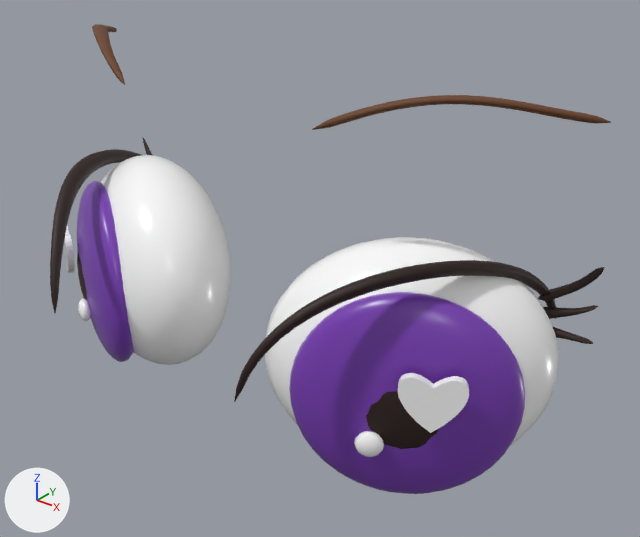
The glTF model public/models/princess/eyes-sleepy.glb: old version first, new version second.
Both versions are drawn from a 50 mm camera at (0.588, -0.926, 3.075) aimed at (0.065, -0.272, 2.669). Every picture has the same lights, and +X, +Y and +Z are marked at lower left. The first picture is the older version. Where no turn or scale is listed for an object, it has been applied to the vertices.

In view in the first picture: 'brows', 'eyeball', 'eyeballR', 'iris', 'irisR', 'lid', 'lidR', 'pupilR', 'shineR' and 8 more.
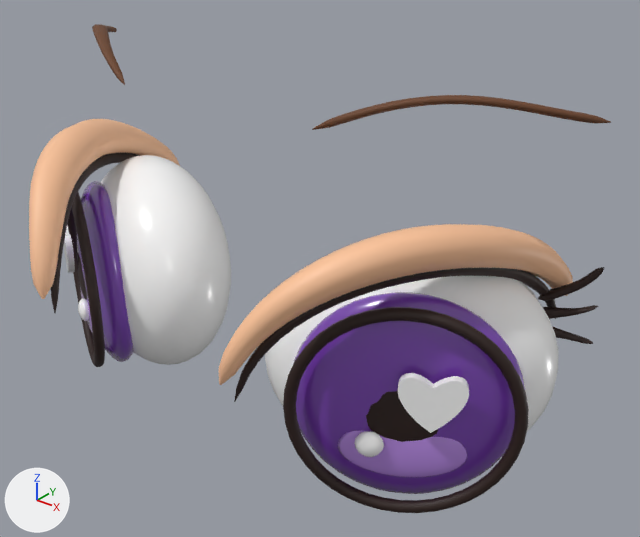
Boxes [x1, y1, x2, y2] around the edits, measured in the pictures (640 x 537 px):
'lidfoldR', added (beige)
    after: [219, 224, 573, 385]
'irisrimR', added (black)
    after: [283, 307, 529, 513]
'lidfold', added (beige)
    after: [29, 119, 180, 299]
'irislightR', added (purple)
    after: [338, 431, 467, 477]
'irisrim', added (black)
    after: [67, 193, 105, 367]
'irislight', added (mostly hidden)
    after: [80, 287, 93, 334]

The change in detail:
Material 'Skin' (mat_skin) is new.
Its base color is (0.982, 0.558, 0.328) (beige #fdc59b).
Material 'IrisLight' (mat_irislight) is new.
Its base color is (0.485, 0.254, 0.791) (purple #b98ae6).
Its roughness is 0.2.
Its coat weight is 1.0.
Its coat roughness is 0.25.
Mesh me_mesh_17_1 is new.
It has 258 vertices, 512 faces and spans x 0.121..0.292, y -0.485..-0.143, z 2.656..2.784.
It uses material mat_skin (beige #fdc59b).
Mesh me_mesh_15_1 is new.
It has 262 vertices, 520 faces and spans x 0.1775..0.2807, y -0.3862..-0.3245, z 2.5325..2.5925.
It uses material mat_irislight (purple #b98ae6).
Mesh me_mesh_14_1 is new.
It has 480 vertices, 960 faces and spans x 0.133..0.326, y -0.416..-0.297, z 2.491..2.714.
It uses material mat_ink (black #2a1611).
Mesh me_mesh_5_1 is new.
It has 258 vertices, 512 faces and spans x -0.292..-0.121, y -0.485..-0.143, z 2.656..2.784.
It uses material mat_skin (beige #fdc59b).
Mesh me_mesh_3_1 is new.
It has 262 vertices, 520 faces and spans x -0.2807..-0.1775, y -0.3862..-0.3245, z 2.5325..2.5925.
It uses material mat_irislight (purple #b98ae6).
Mesh me_mesh_2_1 is new.
It has 480 vertices, 960 faces and spans x -0.326..-0.133, y -0.416..-0.297, z 2.491..2.714.
It uses material mat_ink (black #2a1611).
Object 'lidfoldR' (ob_lidfoldr) is new; it shows me_mesh_17_1.
Its location is (0.0, 0.0, 0.0).
Object 'irislightR' (ob_irislightr) is new; it shows me_mesh_15_1.
Its location is (0.0, 0.0, 0.0).
Object 'irisrimR' (ob_irisrimr) is new; it shows me_mesh_14_1.
Its location is (0.0, 0.0, 0.0).
Object 'lidfold' (ob_lidfold) is new; it shows me_mesh_5_1.
Its location is (0.0, 0.0, 0.0).
Object 'irislight' (ob_irislight) is new; it shows me_mesh_3_1.
Its location is (0.0, 0.0, 0.0).
Object 'irisrim' (ob_irisrim) is new; it shows me_mesh_2_1.
Its location is (0.0, 0.0, 0.0).
